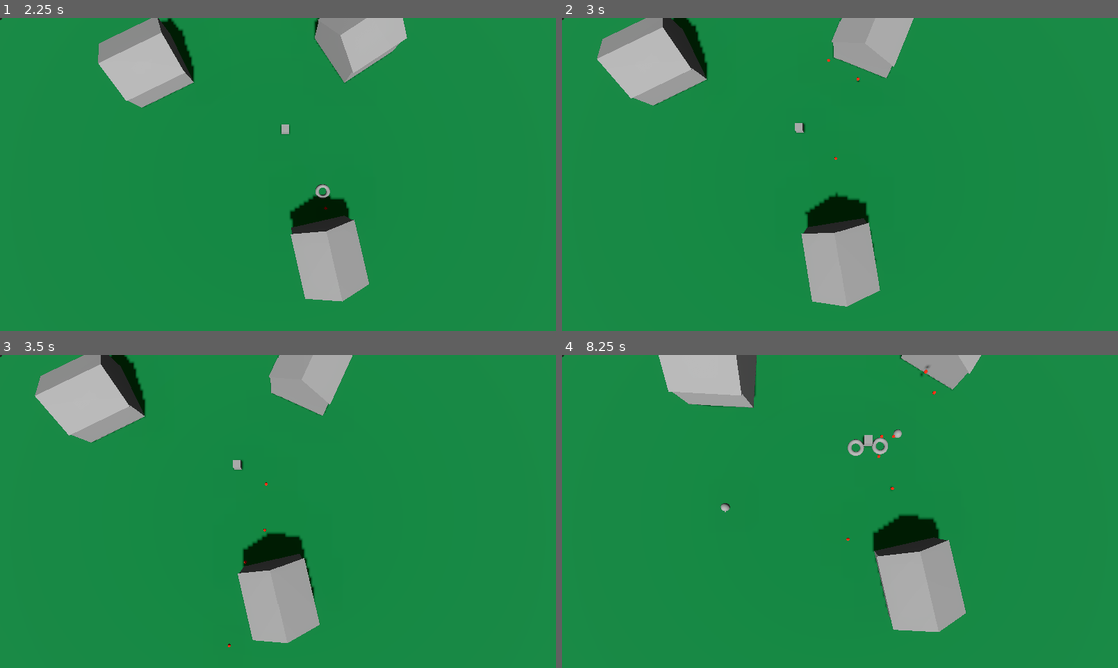
Above: before the commit, frames 1-4 (two rows, left to right).
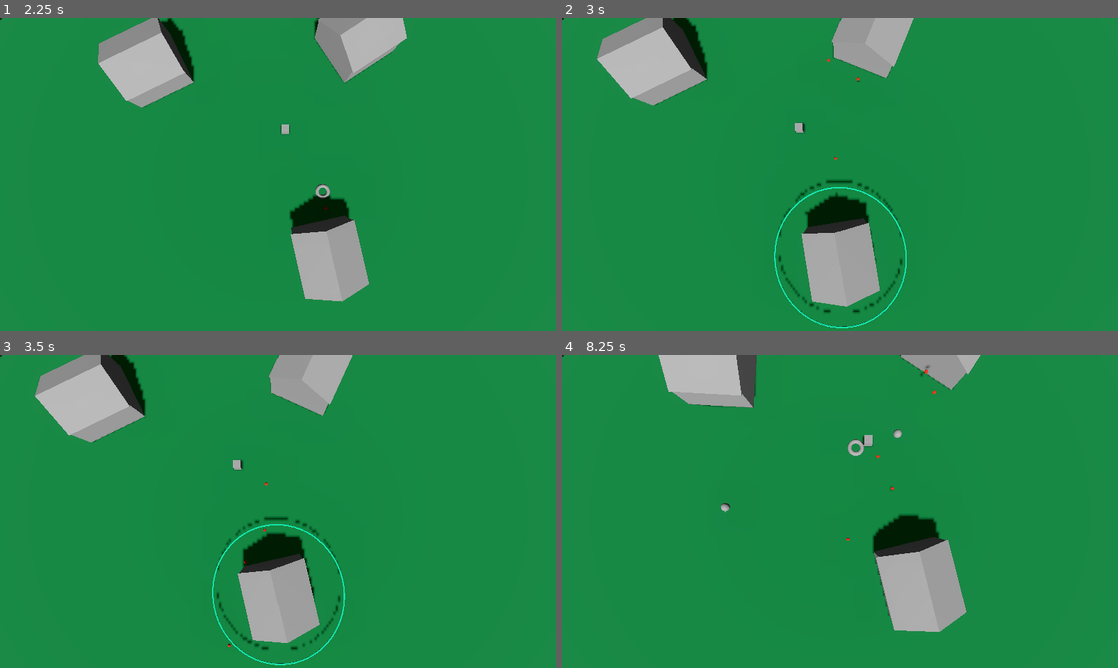
Above: after the commit, the same moments.

Repository: artesgo/city-defense
Game: Godot game, scene res://main.tscn
Same seed, same stepped clock (60 frames per second), same inputs: the game is played once before the commit and once after it.
Inputs (mouse positions are in pixels of both pictures, inside the frame that each line leads up to):
- Up to frame 1 (2.25 s): tap Enter (ui_accept) at 0.5, 0.77, 2 s; move the mouse to (400, 158) at 0.52 s; hold D (move_right) 0.53-1.25 s; tap R (build_road) at 0.6 s; click (400, 158) at 0.67 s; drag from (166, 190) to (250, 237) at 1.27 s; move the mouse to (333, 105) at 2.02 s; hold D (move_right) from 2.03 s (still down); tap Mouse wheel up (zoom_in) at 2.1 s; click (333, 105) at 2.17 s
- Up to frame 2 (3 s): release D (move_right) at 2.75 s; drag from (812, 237) to (673, 127) at 2.77 s
- Up to frame 3 (3.5 s): no input
- Up to frame 4 (8.25 s): move the mouse to (1006, 558) at 3.52 s; hold A (move_left) 3.53-4.25 s; tap R (build_road) at 3.6, 6.6 s; click (1006, 558) at 3.67 s; tap Enter (ui_accept) at 3.77, 6.77 s; drag from (673, 464) to (756, 433) at 4.27 s; move the mouse to (867, 511) at 5.02 s; hold S (move_back) 5.03-5.75 s; tap Mouse wheel up (zoom_in) at 5.1, 8.1 s; click (867, 511) at 5.17 s; drag from (756, 433) to (728, 527) at 5.77 s; move the mouse to (962, 495) at 6.52 s; hold W (move_forward) 6.53-7.25 s; click (962, 495) at 6.67 s; drag from (728, 527) to (812, 574) at 7.27 s; move the mouse to (895, 442) at 8.02 s; hold S (move_back) from 8.03 s (still down); click (895, 442) at 8.17 s

Frame 1 is identical in both runs. In frame 2, 0.7% of the frame differs, in the area x 38-62%, y 51-100%; in frame 3, 0.7%; in frame 4, 0.3%.

Commit message:
selection logic

Diff:
--- a/_buildings/_projectiles/bullet.gd
+++ b/_buildings/_projectiles/bullet.gd
@@ -23,3 +23,8 @@
 
 func get_damage() -> float:
 	return dmg
+
+func on_hit() -> void:
+	#play particle effects
+	self.queue_free()
+	return
--- a/_buildings/building.tscn
+++ b/_buildings/building.tscn
@@ -7,15 +7,39 @@
 
 [sub_resource type="BoxMesh" id="BoxMesh_8h5yi"]
 
+[sub_resource type="TorusMesh" id="TorusMesh_8h5yi"]
+inner_radius = 1.075
+outer_radius = 1.1
+
+[sub_resource type="StandardMaterial3D" id="StandardMaterial3D_ud6ph"]
+albedo_color = Color(0, 0.7591207, 0.5673306, 1)
+
+[sub_resource type="BoxShape3D" id="BoxShape3D_8h5yi"]
+size = Vector3(1, 0.5183716, 1)
+
 [node name="Building" type="Node3D" unique_id=304500698]
 script = ExtResource("1_48cx6")
 projectile_scene = ExtResource("2_2entt")
 fire_rate = 5.0
 
-[node name="MeshInstance3D" type="MeshInstance3D" parent="." unique_id=1219878044]
+[node name="Area3D" type="Area3D" parent="." unique_id=359303160]
+
+[node name="MeshInstance3D" type="MeshInstance3D" parent="Area3D" unique_id=1219878044]
 transform = Transform3D(8, 0, 0, 0, 2, 0, 0, 0, 8, 0, 3.5, 0)
 mesh = SubResource("PrismMesh_8h5yi")
 
-[node name="MeshInstance3D2" type="MeshInstance3D" parent="." unique_id=864851127]
+[node name="MeshInstance3D2" type="MeshInstance3D" parent="Area3D" unique_id=864851127]
 transform = Transform3D(7.5, 0, 0, 0, 3, 0, 0, 0, 8, 0, 1, 0)
 mesh = SubResource("BoxMesh_8h5yi")
+
+[node name="Selection" type="MeshInstance3D" parent="Area3D" unique_id=1617320171]
+transform = Transform3D(7.5, 0, 0, 0, 3, 0, 0, 0, 8, 0, 1, 0)
+visible = false
+mesh = SubResource("TorusMesh_8h5yi")
+surface_material_override/0 = SubResource("StandardMaterial3D_ud6ph")
+
+[node name="CollisionShape3D" type="CollisionShape3D" parent="Area3D" unique_id=1181179134]
+transform = Transform3D(8, 0, 0, 0, 8, 0, 0, 0, 8, 0, 1.5, 0)
+shape = SubResource("BoxShape3D_8h5yi")
+
+[connection signal="input_event" from="Area3D" to="." method="_on_area_3d_input_event"]
--- a/_buildings/tower.gd
+++ b/_buildings/tower.gd
@@ -1,6 +1,7 @@
 # Tower.gd
-extends Node3D
+extends SelectableNode
 
+class_name Tower
 ##########################
 # === EXPORT SETTINGS ==== #
 ##########################
@@ -19,6 +20,7 @@
 
 ## Turn‑speed in radians/sec. 0 → instant turn.
 @export var rotation_speed : float = 4.0
+
 
 ## Path from the main scene to the node that contains all live enemies.
 # (e.g. "EnemySpawner/Enemies")
@@ -96,9 +98,10 @@
 		rotation.y = target_rotation.y
 
 func _fire_projectile(target : Node3D) -> void:
-	print_debug('fire projectile')
 	var projectile = projectile_scene.instantiate() as RigidBody3D
 	projectile.duration = projectile_duration
+	projectile.dmg = projectile_dmg
+
 	if not projectile:
 		push_error("Tower: projectile scene did NOT return a RigidBody3D!")
 		return
@@ -118,3 +121,8 @@
 
 	# Add it to the scene so physics runs
 	#get_tree().current_scene.add_child(projectile)
+
+
+func _on_area_3d_input_event(_camera, event, _event_position, _normal, _shape_idx):
+	if event is InputEventMouseButton and event.pressed and event.button_index == MOUSE_BUTTON_LEFT:
+		_select_self()
--- a/_characters/enemy.gd
+++ b/_characters/enemy.gd
@@ -10,7 +10,7 @@
 
 var target: Node3D = null              # Reference to the Command node
 var _cooldown = attack_cooldown
-var _hp := 0
+var _hp : float = 0.0
 var hit_area : Area3D                      # Reference to the child Area
 
 func _ready() -> void:
@@ -54,14 +54,13 @@
 
 func take_damage(amount : int) -> void:
 	hp -= amount
-	print("%s took %d dmg, HP left: %d" % [name, amount, hp])
+	#print_debug("%s took %d dmg, HP left: %d" % [name, amount, hp])
 
 	if hp <= 0:
 		die()
 
-
 func die() -> void:
-	print("%s died!" % name)
+	#print("%s died!" % name)
 	queue_free()
 
 ##########################
@@ -69,26 +68,13 @@
 ##########################
 
 func _on_body_entered(body : Node) -> void:
-	print_debug('colliding with bullet')
 	# 1️⃣ Quick sanity checks
 	if not body or not body.is_inside_tree():
 		return
 
-	# 2️⃣ Identify projectiles – we use a group name for flexibility.
-	if not body.is_in_group("Projectiles"):
-		return
-	var proj_damage : int = 10          # default fallback
-
-	if body.has_method("get_damage"):        # projectile exposes a method
-		proj_damage = body.get_damage()
-	elif "damage" in body:                  # or it has an exported property
-		proj_damage = float(body.damage)
-
-	take_damage(proj_damage)
+	if (body.has_method('get_damage')):
+		take_damage(body.get_damage())
 
 	# Optional: let the projectile react (e.g., play hit effect)
 	if body.has_method("on_hit"):
 		body.on_hit()
-
-	# Destroy the projectile so it doesn't keep colliding.
-	body.queue_free()
--- a/_paths/road_builder.gd
+++ b/_paths/road_builder.gd
@@ -3,7 +3,7 @@
 
 class_name RoadBuilder
 
-@export var cam : Camera3D = null          # Optional – will be auto‑found if left empty.
+@export var camera : Camera3D = null          # Optional – will be auto‑found if left empty.
 @onready var START  : MeshInstance3D = $Start
 @onready var MIDWAY : MeshInstance3D = $Midway
 @onready var END    : MeshInstance3D = $End
@@ -44,9 +44,9 @@
 	#_preview_line.material_override = mat
 
 	# Grab the camera if not exported
-	if cam == null:
-		cam = get_viewport().get_camera_3d()
-		assert(cam != null, "No Camera3D found – please assign one or add one to the scene.")
+	if camera == null:
+		camera = get_viewport().get_camera_3d()
+		assert(camera != null, "No Camera3D found – please assign one or add one to the scene.")
 
 	# Load highlight material (you can create this in Godot and set the path)
 	_highlight_material = preload("res://materials/deleting.tres")
@@ -81,8 +81,8 @@
 # Raycast helper
 # ------------------------------------------------------------------
 func _raycast_from_mouse(pos : Vector2) -> Dictionary:
-	var from = cam.project_ray_origin(pos)
-	var to   = from + cam.project_ray_normal(pos) * 1000.0
+	var from = camera.project_ray_origin(pos)
+	var to   = from + camera.project_ray_normal(pos) * 1000.0
 
 	var space_state = get_world_3d().direct_space_state
 	var params = PhysicsRayQueryParameters3D.create(from, to)
@@ -150,7 +150,7 @@
 
 	var arr = ArrayMesh.new()
 	var verts : PackedVector3Array = [a, b]
-	var indices : PackedInt32Array = [0, 1]
+	var _indices : PackedInt32Array = [0, 1]
 
 	# Build the immediate mesh
 	_preview_line.clear_surfaces()
@@ -235,7 +235,7 @@
 		segment.position = positions[i]
 
 		# Simple orientation – assumes the road is a straight cylinder
-		var dir = (positions[i+1] - positions[i]).normalized()
+		var _dir = (positions[i+1] - positions[i]).normalized()
 		segment.look_at(positions[i+1], Vector3.UP)
 
 # ------------------------------------------------------------------
--- a/enemy_spawner.gd
+++ b/enemy_spawner.gd
@@ -27,7 +27,6 @@
 
 var _timer : Timer
 var _rng   := RandomNumberGenerator.new()
-var _enemies_parent : Node3D  # The "Enemies" child node
 
 func _ready() -> void:
 	if enemy_scenes.is_empty():
@@ -79,10 +78,12 @@
 		0.0,
 		_rng.randf_range(-spawn_radius, spawn_radius)
 	)
+
+	# Put the new enemy instance under EnemySpawner
 	var enemies_root = get_tree().current_scene.get_node('EnemySpawner')
 
+	# Add child before global transform, otherwise godot complains
+	enemies_root.add_child(instance)
 	instance.global_transform.origin = global_transform.origin + random_offset
-
 	# Add it under the Enemies child node (not directly to root)
-	enemies_root.add_child(instance)
 	_timer.start(spawn_interval)
--- a/main.tscn
+++ b/main.tscn
@@ -3,6 +3,7 @@
 [ext_resource type="PackedScene" uid="uid://d14blovffv8v7" path="res://_ui/ui.tscn" id="1_ig7tw"]
 [ext_resource type="PackedScene" uid="uid://d0c25edaqw06q" path="res://_paths/road_builder.tscn" id="3_1bvp3"]
 [ext_resource type="PackedScene" uid="uid://cavqfr78xacm4" path="res://camera/camera.tscn" id="4_1bvp3"]
+[ext_resource type="Script" uid="uid://b4ggjxmohojfx" path="res://selectable.gd" id="4_5vw27"]
 [ext_resource type="Script" uid="uid://cvlupkm2x7u86" path="res://road_listener.gd" id="4_7mycd"]
 [ext_resource type="PackedScene" uid="uid://dv1oijvx263xi" path="res://_buildings/building.tscn" id="4_272bh"]
 [ext_resource type="PackedScene" uid="uid://cqbrcv0yo6bt6" path="res://_characters/enemy.tscn" id="4_lquwl"]
@@ -22,6 +23,8 @@
 
 [sub_resource type="StandardMaterial3D" id="StandardMaterial3D_1bvp3"]
 albedo_color = Color(0, 0.45, 0.225, 1)
+
+[sub_resource type="BoxShape3D" id="BoxShape3D_8h5yi"]
 
 [node name="root" type="Node3D" unique_id=1055273545]
 
@@ -49,14 +52,49 @@
 [node name="Command" type="CSGBox3D" parent="Buildings" unique_id=1034860298]
 use_collision = true
 
+[node name="PLACEHOLDER_WORLD" type="CSGBox3D" parent="Buildings" unique_id=812550194]
+transform = Transform3D(1000, 0, 0, 0, 1, 0, 0, 0, 1000, 0, -1, 0)
+layers = 129
+use_collision = true
+collision_layer = 32769
+material = SubResource("StandardMaterial3D_1bvp3")
+script = ExtResource("4_5vw27")
+
+[node name="Area3D" type="Area3D" parent="Buildings/PLACEHOLDER_WORLD" unique_id=446347795]
+
+[node name="CollisionShape3D" type="CollisionShape3D" parent="Buildings/PLACEHOLDER_WORLD/Area3D" unique_id=2078857319]
+shape = SubResource("BoxShape3D_8h5yi")
+debug_color = Color(1, 0, 0.3166666, 0.41960785)
+
 [node name="Building" parent="Buildings" unique_id=304500698 instance=ExtResource("4_272bh")]
 transform = Transform3D(1, 0, 0, 0, 1, 0, 0, 0, 1, -17.781666, 0, -8.238916)
+projectile_duration = null
+projectile_dmg = 10.0
+projectile_spd = null
+fire_rate = null
+range = null
+rotation_speed = null
+enemy_container_path = null
 
 [node name="Building2" parent="Buildings" unique_id=131266326 instance=ExtResource("4_272bh")]
 transform = Transform3D(1, 0, 0, 0, 1, 0, 0, 0, 1, 9.4677515, 0, -11.901087)
+projectile_duration = null
+projectile_dmg = 10.0
+projectile_spd = null
+fire_rate = null
+range = null
+rotation_speed = null
+enemy_container_path = null
 
 [node name="Building3" parent="Buildings" unique_id=1526109585 instance=ExtResource("4_272bh")]
 transform = Transform3D(1, 0, 0, 0, 1, 0, 0, 0, 1, 5.3243227, 0, 16.357504)
+projectile_duration = null
+projectile_dmg = 10.0
+projectile_spd = null
+fire_rate = null
+range = null
+rotation_speed = null
+enemy_container_path = null
 
 [node name="Roads" type="Node3D" parent="." unique_id=673854834]
 script = ExtResource("4_7mycd")
@@ -67,13 +105,7 @@
 
 [node name="Timer" type="Timer" parent="EnemySpawner" unique_id=1990667315]
 
-[node name="CSGBox3D" type="CSGBox3D" parent="." unique_id=812550194]
-transform = Transform3D(1000, 0, 0, 0, 1, 0, 0, 0, 1000, 0, -1, 0)
-layers = 129
-use_collision = true
-collision_layer = 32769
-material = SubResource("StandardMaterial3D_1bvp3")
-
 [node name="Projectiles" type="Node3D" parent="." unique_id=2015318130]
 
 [connection signal="construct_road" from="RoadBuilder" to="Roads" method="_on_road_builder_construct_road"]
+[connection signal="input_event" from="Buildings/PLACEHOLDER_WORLD/Area3D" to="Buildings/PLACEHOLDER_WORLD" method="_on_area_3d_input_event"]
--- a/road_listener.gd
+++ b/road_listener.gd
@@ -8,13 +8,14 @@
 
 
 # Called every frame. 'delta' is the elapsed time since the previous frame.
-func _process(delta):
+func _process(_delta):
 	pass
 
-#TODO:
+#TODO: build straight road
 
-func _on_road_builder_construct_road(positions):
-	print_debug('road listener received')
-	print_debug(positions)
+
+#TODO: build curved road on 3 selections
+func _on_road_builder_construct_road(_positions):
+	pass
 
 #TODO: when roads are built, make plots next to road buildable
--- a/route_master.gd
+++ b/route_master.gd
@@ -1,4 +1,4 @@
-extends Node
+extends Node3D
 
 @onready var player : Navigator = $Character/CharacterBody3D
 #@onready var target : Building = $BUILDINGS/Building
--- /dev/null
+++ b/selectable.gd
@@ -0,0 +1,31 @@
+extends Node3D
+
+class_name SelectableNode
+
+static var current_selected : SelectableNode = null
+
+@onready var SELECTION  : MeshInstance3D = $Area3D/Selection
+
+var is_selected : bool = false
+
+func _select_self() -> void:
+	# If *another* node was selected, ask it to un‑select itself.
+	if current_selected and current_selected != self:
+		current_selected._deselect()
+
+	# Register this instance as the new “current” selection.
+	current_selected = self
+
+	# Mark ourselves as selected.
+	is_selected = true
+	if SELECTION:
+		SELECTION.visible = true
+
+func _deselect():
+	is_selected = false
+	if SELECTION:
+		SELECTION.visible = false
+
+func _on_area_3d_input_event(_camera, event, _event_position, _normal, _shape_idx):
+	if event is InputEventMouseButton and event.pressed and event.button_index == MOUSE_BUTTON_LEFT:
+		_select_self()
--- /dev/null
+++ b/selection_manager.gd
@@ -0,0 +1,50 @@
+extends Node3D
+
+var _selected_nodes: Array[Node] = []
+@export var camera : Camera3D = null          # Optional – will be auto‑found if left empty.
+
+# Called when the node enters the scene tree for the first time.
+func _ready():
+		# Grab the camera if not exported
+	if camera == null:
+		camera = get_viewport().get_camera_3d()
+		assert(camera != null, "No Camera3D found – please assign one or add one to the scene.")
+
+func _unhandled_input(event: InputEvent) -> void:
+	if event is InputEventMouseButton and \
+	   event.button_index == MOUSE_BUTTON_LEFT and event.pressed:
+
+		var mouse_pos: Vector2 = event.position
+		_handle_left_click(mouse_pos)
+
+func _handle_left_click(mouse_pos: Vector2) -> void:
+	var origin: Vector3 = camera.project_ray_origin(mouse_pos)
+	var direction: Vector3 = camera.project_ray_normal(mouse_pos)
+	var to: Vector3 = origin + direction * 1000.0   # arbitrary long distance
+
+	var space_state = get_world_3d().direct_space_state
+	var params = PhysicsRayQueryParameters3D.create(origin, to)
+	params.exclude = [self]
+	var result = space_state.intersect_ray(params)
+
+	if result:
+		print_debug(result)
+		var collider: Node3D = result.collider as Node3D
+		# Make sure it really is selectable (safety check)
+		if "selectable" in collider.get_groups():
+			_clear_selection()
+			_add_selected(collider)
+			return   # finished – a node was selected
+
+	# 3. If we got here, nothing selectable was hit → deselect everything
+	_clear_selection()
+
+func _add_selected(node: Node) -> void:
+	if node in _selected_nodes: return
+	_selected_nodes.append(node)
+	node.call("select")
+
+func _clear_selection() -> void:
+	for n in _selected_nodes:
+		n.call("deselect")
+	_selected_nodes.clear()
--- /dev/null
+++ b/world.gd
@@ -0,0 +1,9 @@
+extends CSGBox3D
+
+# Called when the node enters the scene tree for the first time.
+func _ready():
+	pass # Replace with function body.
+
+# Called every frame. 'delta' is the elapsed time since the previous frame.
+func _process(delta):
+	pass
